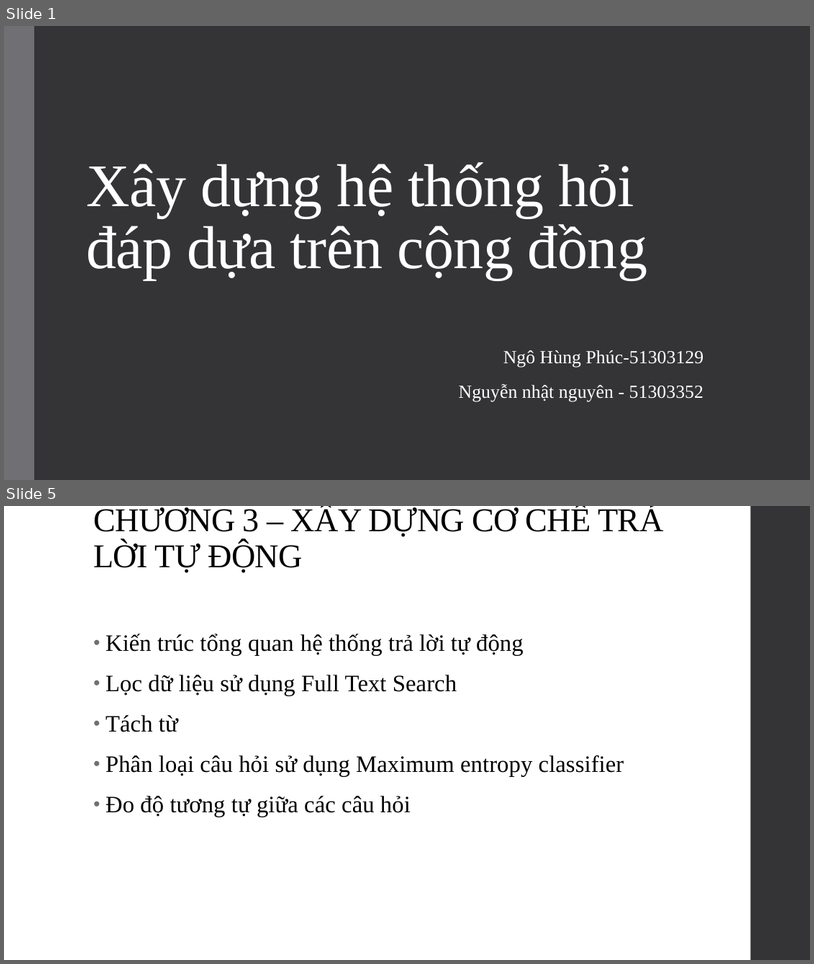
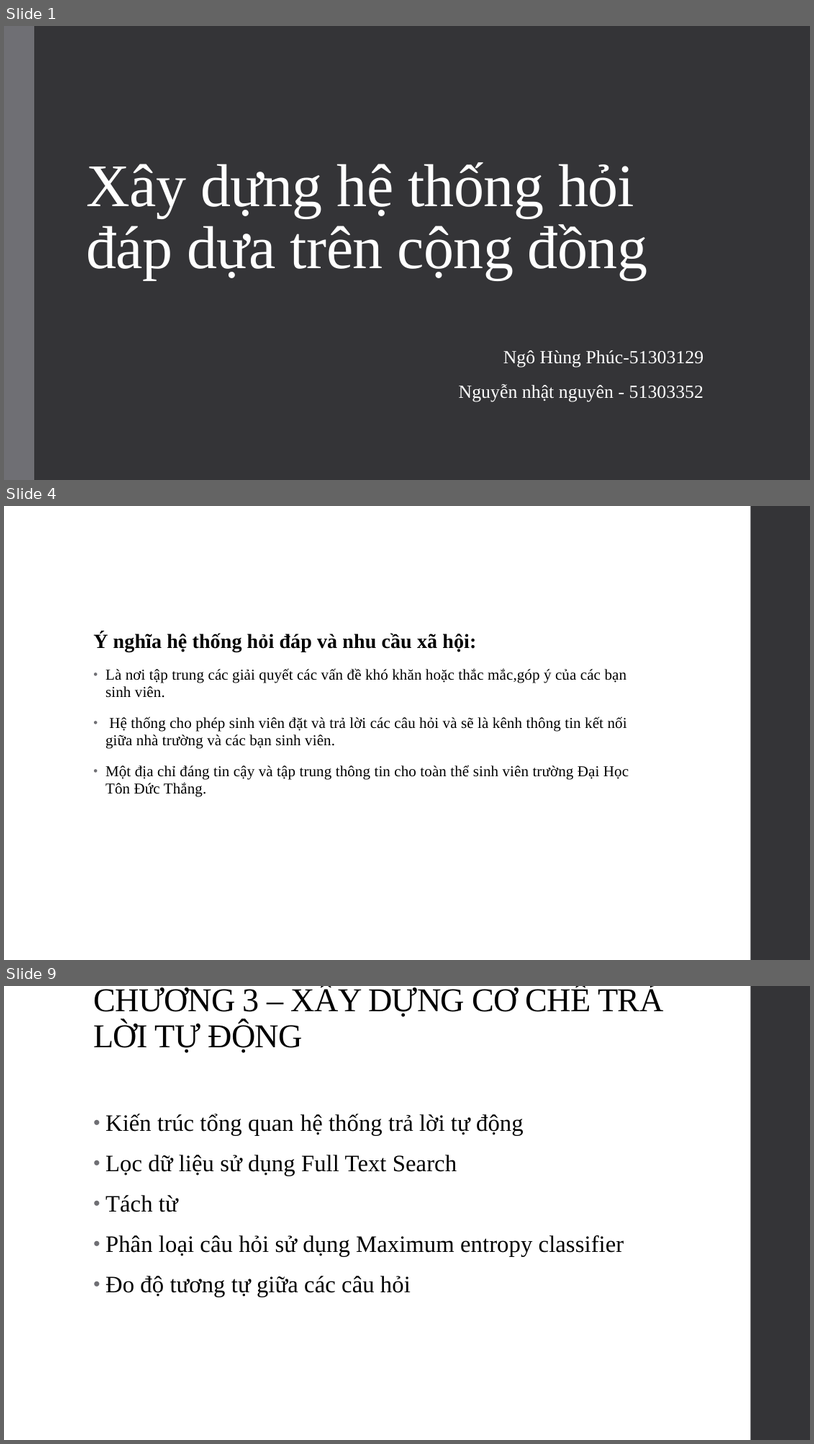
Before and after one commit to SaiGonSoftware/QA-Forum, a slide deck: Document/Baocao.pptx. Shown one above the other, each under a label of ours: slides 1 and 5 before the commit, slides 1, 4 and 9 after it; the slides between them are not shown. The pictures are 814x964 and 814x1444 pixels, drawn with LibreOffice and Linux fonts; fonts in the diff are those of the drawing. Boxes give left, top, right and bottom in pixels: in the first picture for what was removed or moved away, otherwise in the second. Text is boxed around its words. In the diff, an @@ line names an element or a change of style, - is before the commit and + after.

```diff
--- a/Document/Baocao.pptx
+++ b/Document/Baocao.pptx
@@ slide 4 added at <box>4,506,810,960</box>, background #FFFFFF; not listed: 1 template element that a slide beside it also shows @@
@@ text added at <box>93,633,629,796</box>, 18 pt, text #000000 @@
+Ý nghĩa hệ thống hỏi đáp và nhu cầu xã hội:
+• Là nơi tập trung các giải quyết các vấn đề khó khăn hoặc thắc mắc,góp ý của các bạn sinh viên.
+• Hệ thống cho phép sinh viên đặt và trả lời các câu hỏi và sẽ là kênh thông tin kết nối giữa nhà trường và các bạn sinh viên.
+• Một địa chỉ đáng tin cậy và tập trung thông tin cho toàn thể sinh viên trường Đại Học Tôn Đức Thắng.
@@ what was slide 5 is now slide 9 @@
```
Also in this commit, not shown: 3 slides changed, 3 other slides added, 4 other files.
